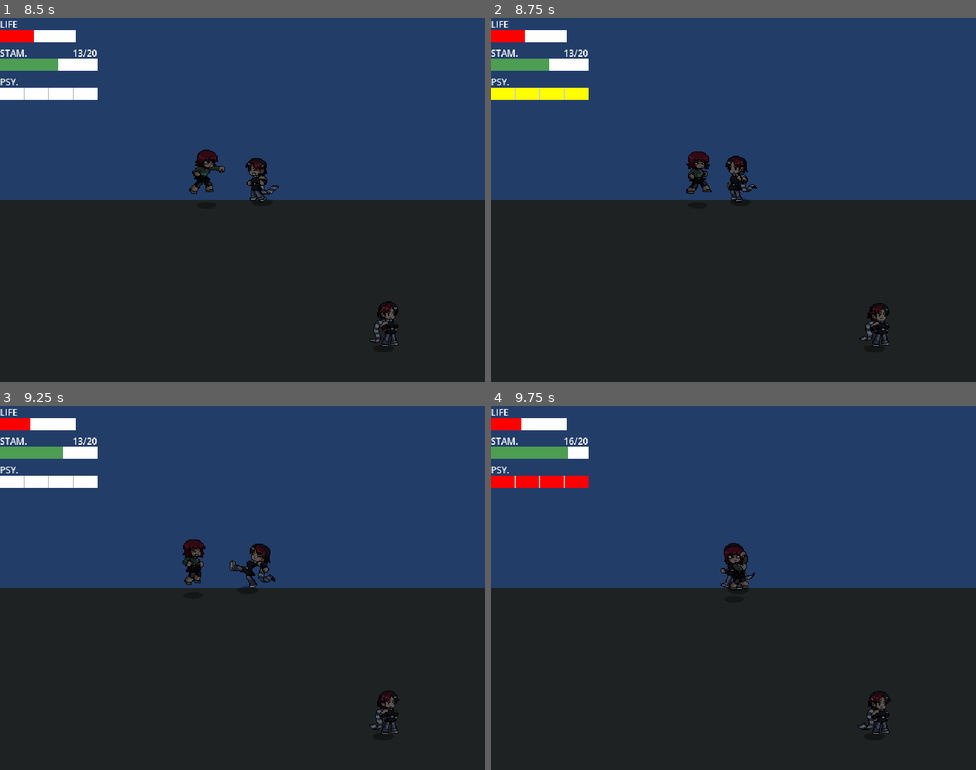
Above: before the commit, frames 1-4 (two rows, left to right).
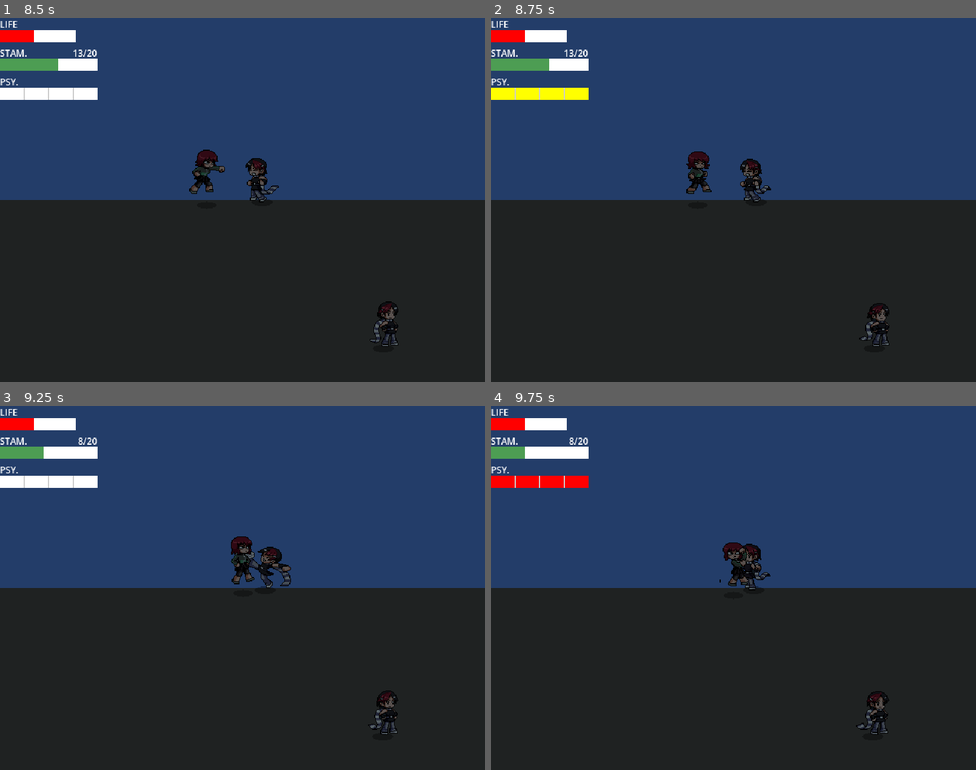
Above: after the commit, the same moments.

Repository: WarrenWarrens/CC
Game: Godot game, scene res://MainMenu/MainMenu.tscn
Same seed, same stepped clock (60 frames per second), same inputs: the game is played once before the commit and once after it.
Inputs (mouse positions are in pixels of both pictures, inside the frame that each line leads up to):
- Up to frame 1 (8.5 s): click "Levels" at 0.5 s; click "Test Level Two" at 1.25 s; tap Enter (ui_accept) at 2, 2.27, 3.02, 4.52, 5.27, 6.02, 7.52, 8.27 s; move the mouse to (218, 272) at 2.02 s; hold W (up) 2.03-3.53 s; tap Q (dodge) at 2.1, 4.35, 6.6 s; move the mouse to (388, 254) at 2.77 s; tap E (guard) at 2.85, 7.35 s; move the mouse to (97, 145) at 3.52 s; hold A (left) 3.53-5.03 s; click (97, 145) at 3.6 s; move the mouse to (266, 200) at 4.27 s; move the mouse to (169, 109) at 5.02 s; hold S (down) 5.03-5.78 s; hold E (guard) 5.03-5.78 s; move the mouse to (349, 181) at 5.77 s; hold D (right) 5.78-6.53 s; click (349, 181) at 5.85 s; move the mouse to (145, 218) at 6.52 s; hold W (up) 6.53-7.28 s; move the mouse to (291, 119) at 7.27 s; hold D (right) from 7.28 s (still down); move the mouse to (218, 272) at 8.02 s; click (218, 272) at 8.1 s
- Up to frame 2 (8.75 s): keep holding D (right)
- Up to frame 3 (9.25 s): keep holding D (right); move the mouse to (388, 642) at 8.77 s; tap Q (dodge) at 8.85 s; tap Enter (ui_accept) at 9.02 s
- Up to frame 4 (9.75 s): move the mouse to (588, 533) at 9.52 s; release D (right) at 9.53 s; hold S (down) from 9.53 s (still down); hold E (guard) from 9.53 s (still down)

Frame 1 is identical in both runs. In frame 2, 0.7% of the frame differs, in the area x 48-58%, y 37-51%; in frame 3, 1.8%, in the area x 6-83%, y 3-91%; in frame 4, 1.4%.

Commit message:
Added crates, pickups and fixed file structure

Diff:
--- /dev/null
+++ b/Scenes/Crate.tscn
@@ -0,0 +1,40 @@
+[gd_scene format=3 uid="uid://c3px2n6voxhp8"]
+
+[ext_resource type="Texture2D" uid="uid://dw68sqdfphac5" path="res://Assets/cardbox.png" id="1_7msr7"]
+[ext_resource type="Script" uid="uid://uncccl4lnlkb" path="res://Script/Crate.gd" id="1_frm5b"]
+[ext_resource type="PackedScene" uid="uid://ceagqvycyiqct" path="res://Scenes/Pickup.tscn" id="2_88exq"]
+[ext_resource type="Script" uid="uid://cknha0o0xqc7u" path="res://Script/Shadow.gd" id="2_frm5b"]
+
+[sub_resource type="RectangleShape2D" id="RectangleShape2D_7msr7"]
+size = Vector2(25, 7)
+
+[sub_resource type="RectangleShape2D" id="RectangleShape2D_vyp0t"]
+size = Vector2(25, 25)
+
+[node name="Crate" type="StaticBody2D" unique_id=1572332876]
+scale = Vector2(2, 2)
+collision_layer = 0
+script = ExtResource("1_frm5b")
+drop_scene = ExtResource("2_88exq")
+drop_count = 2
+
+[node name="Shadow" type="Node2D" parent="." unique_id=1526130923]
+script = ExtResource("2_frm5b")
+
+[node name="CollisionShape2D" type="CollisionShape2D" parent="." unique_id=563017012]
+position = Vector2(1.5, 8.5)
+shape = SubResource("RectangleShape2D_7msr7")
+debug_color = Color(0.9866112, 0, 0.32662338, 0.41960785)
+
+[node name="Sprite2D" type="Sprite2D" parent="." unique_id=110672286]
+scale = Vector2(0.5, 0.5)
+texture = ExtResource("1_7msr7")
+
+[node name="Hurtbox" type="Area2D" parent="." unique_id=1137247688]
+collision_layer = 2
+collision_mask = 0
+monitoring = false
+
+[node name="CollisionShape2D" type="CollisionShape2D" parent="Hurtbox" unique_id=1770205073]
+position = Vector2(1.5, -0.5)
+shape = SubResource("RectangleShape2D_vyp0t")
--- a/Scenes/Enemy.tscn
+++ b/Scenes/Enemy.tscn
@@ -1,7 +1,7 @@
 [gd_scene format=3 uid="uid://br3w7rdj8epg3"]
 
 [ext_resource type="Script" uid="uid://dm2diqfwvefnc" path="res://Script/Enemy.gd" id="1_wovta"]
-[ext_resource type="Script" uid="uid://cknha0o0xqc7u" path="res://Scenes/Shadow.gd" id="2_6bs3c"]
+[ext_resource type="Script" uid="uid://cknha0o0xqc7u" path="res://Script/Shadow.gd" id="2_6bs3c"]
 [ext_resource type="Texture2D" uid="uid://beyckwtph2u3" path="res://Assets/Enemy/EAttack.png" id="2_mo1ky"]
 [ext_resource type="Texture2D" uid="uid://ppccjv8ybv6w" path="res://Assets/Enemy/EIdle.png" id="3_6bs3c"]
 [ext_resource type="Texture2D" uid="uid://co3tox2hrugta" path="res://Assets/dead.png" id="4_6bs3c"]
--- a/Scenes/HUD.tscn
+++ b/Scenes/HUD.tscn
@@ -1,6 +1,6 @@
 [gd_scene format=3 uid="uid://m8dr44jj6kwf"]
 
-[ext_resource type="Script" uid="uid://dhfk4wsm5m6p" path="res://StatBar.gd" id="1_sd512"]
+[ext_resource type="Script" uid="uid://dhfk4wsm5m6p" path="res://Script/StatBar.gd" id="1_sd512"]
 
 [node name="HUD" type="CanvasLayer" unique_id=1426414201]
 layer = 10
--- /dev/null
+++ b/Scenes/Pickup.tscn
@@ -0,0 +1,22 @@
+[gd_scene format=3 uid="uid://ceagqvycyiqct"]
+
+[ext_resource type="Script" uid="uid://dsulbohyvx0ov" path="res://Script/Pickup.gd" id="1_gh8ky"]
+[ext_resource type="Texture2D" uid="uid://w3imcv8dxk1x" path="res://Assets/drink.png" id="1_uuccb"]
+[ext_resource type="Script" uid="uid://cknha0o0xqc7u" path="res://Script/Shadow.gd" id="2_gh8ky"]
+
+[sub_resource type="CapsuleShape2D" id="CapsuleShape2D_ttpud"]
+radius = 25.0
+height = 50.0
+
+[node name="Pickup" type="Area2D" unique_id=727026087]
+collision_layer = 0
+script = ExtResource("1_gh8ky")
+
+[node name="Shadow" type="Node2D" parent="." unique_id=1282259240]
+script = ExtResource("2_gh8ky")
+
+[node name="Sprite2D" type="Sprite2D" parent="." unique_id=889769968]
+texture = ExtResource("1_uuccb")
+
+[node name="CollisionShape2D" type="CollisionShape2D" parent="." unique_id=190760273]
+shape = SubResource("CapsuleShape2D_ttpud")
--- a/Scenes/Player.tscn
+++ b/Scenes/Player.tscn
@@ -2,7 +2,7 @@
 
 [ext_resource type="Script" uid="uid://0pldnfg7dgrc" path="res://Script/Player.gd" id="1_dewec"]
 [ext_resource type="Texture2D" uid="uid://col12h5utam6h" path="res://Assets/Player/PPunch.png" id="2_megsn"]
-[ext_resource type="Script" uid="uid://cknha0o0xqc7u" path="res://Scenes/Shadow.gd" id="2_yoq75"]
+[ext_resource type="Script" uid="uid://cknha0o0xqc7u" path="res://Script/Shadow.gd" id="2_yoq75"]
 [ext_resource type="Texture2D" uid="uid://y185h78as771" path="res://Assets/Player/PDodge.png" id="3_yoq75"]
 [ext_resource type="Texture2D" uid="uid://dv56pyp3c00ea" path="res://Assets/Player/PGuard.png" id="4_ksbbd"]
 [ext_resource type="Texture2D" uid="uid://bx0hbmq7qibff" path="res://Assets/Player/pIdle.png" id="5_glx4g"]
@@ -370,7 +370,7 @@
 }]
 
 [sub_resource type="RectangleShape2D" id="RectangleShape2D_ttpud"]
-size = Vector2(89, 63)
+size = Vector2(47, 63)
 
 [sub_resource type="RectangleShape2D" id="RectangleShape2D_vyp0t"]
 size = Vector2(51, 64)
@@ -424,7 +424,7 @@
 monitoring = false
 
 [node name="CollisionShape2D" type="CollisionShape2D" parent="Visuals/Hitbox" unique_id=490009195]
-position = Vector2(44.5, -31.5)
+position = Vector2(23.5, -31.5)
 shape = SubResource("RectangleShape2D_ttpud")
 debug_color = Color(0.6630408, 0.5134749, 0, 0.41960785)
 
--- a/Scenes/WorldThree.tscn
+++ b/Scenes/WorldThree.tscn
@@ -7,9 +7,10 @@
 [ext_resource type="Texture2D" uid="uid://32yi8om1h7ai" path="res://Assets/ground1.png" id="5_4h4gs"]
 [ext_resource type="Texture2D" uid="uid://qvufr7wtwjcy" path="res://Assets/ramp2.png" id="5_sn61f"]
 [ext_resource type="Shader" uid="uid://clggrbxucakp7" path="res://PaletteSwapSimple.gdshader" id="7_gatps"]
-[ext_resource type="Script" uid="uid://yk6whv2wyufn" path="res://Scenes/Ramp.gd" id="7_sn61f"]
+[ext_resource type="Script" uid="uid://yk6whv2wyufn" path="res://Script/Ramp.gd" id="7_sn61f"]
 [ext_resource type="PackedScene" uid="uid://br3w7rdj8epg3" path="res://Scenes/Enemy.tscn" id="8_28xjk"]
 [ext_resource type="Texture2D" uid="uid://cr4y5tbjn2rak" path="res://Assets/floor1.png" id="8_buomm"]
+[ext_resource type="PackedScene" uid="uid://c3px2n6voxhp8" path="res://Scenes/Crate.tscn" id="11_buomm"]
 
 [sub_resource type="ShaderMaterial" id="ShaderMaterial_ttpud"]
 shader = ExtResource("7_gatps")
@@ -164,3 +165,9 @@
 shadow_filter = 1
 shadow_filter_smooth = 4.4
 height = 0.14
+
+[node name="Crate" parent="." unique_id=1572332876 instance=ExtResource("11_buomm")]
+position = Vector2(986, 125)
+
+[node name="Crate2" parent="." unique_id=115203274 instance=ExtResource("11_buomm")]
+position = Vector2(1246, 292)
--- /dev/null
+++ b/Script/Crate.gd
@@ -0,0 +1,58 @@
+extends StaticBody2D
+
+@export var hits_to_break := 3
+@export var drop_scene: PackedScene
+@export var drop_count := 1
+@export var toss_distance := Vector2(45, 80)
+
+var _hits := 0
+var _broken := false
+
+@onready var sprite: Sprite2D = $Sprite2D
+@onready var footprint: CollisionShape2D = $CollisionShape2D
+@onready var hurtbox: Area2D = $Hurtbox
+
+
+func take_damage(_amount, knockback_dir: Vector2) -> void:
+	if _broken:
+		return
+	_hits += 1
+	if _hits >= hits_to_break:
+		_break(knockback_dir)
+	else:
+		_wobble()
+
+
+func _wobble() -> void:
+	var tween := create_tween()
+	tween.tween_property(sprite, "position:x", 3.0, 0.04)
+	tween.tween_property(sprite, "position:x", -3.0, 0.04)
+	tween.tween_property(sprite, "position:x", 0.0, 0.04)
+
+
+func _break(knockback_dir: Vector2) -> void:
+	_broken = true
+	footprint.set_deferred("disabled", true)
+	hurtbox.set_deferred("monitorable", false)
+
+	for i in drop_count:
+		_spawn_drop(knockback_dir)
+
+	var tween := create_tween()
+	tween.tween_property(self, "modulate:a", 0.0, 0.2)
+	tween.tween_callback(queue_free)
+
+
+func _spawn_drop(knockback_dir: Vector2) -> void:
+	if drop_scene == null:
+		return
+	var item := drop_scene.instantiate() as Pickup
+	var dir := (-knockback_dir).rotated(randf_range(-0.6, 0.6))
+	var target := global_position + dir * randf_range(toss_distance.x, toss_distance.y)
+	_add_drop.call_deferred(item, get_parent(), global_position, target)
+
+
+func _add_drop(item: Pickup, parent: Node, from: Vector2, to: Vector2) -> void:
+	parent.add_child(item)
+	item.global_position = from
+	item.toss(to)
--- a/Script/Enemy.gd
+++ b/Script/Enemy.gd
@@ -1,155 +1,3 @@
-#extends Walker
-#
-#enum State { IDLE, CHASING, ATTACKING, STUNNED, DEAD }
-#var current_state = State.IDLE
-#
-#const SPEED = 120.0
-#const CORPSE_TIME = 3.0
-#const CORPSE_FADE = 1.0
-#const ATTACK_COOLDOWN = 1.2
-#const LOSE_INTEREST_DISTANCE = 300.0
-#const LOSE_INTEREST_TIME = 3.0
-#var health = 30
-#var player = null
-#var target_offset = Vector2.ZERO
-#var current_slope = 0.0
-#
-#@onready var body_sprite = $Visuals/Body
-#@onready var visuals = $Visuals
-#@onready var hitbox = $Visuals/Hitbox
-#
-#func _ready():
-	#var random_angle = randf() * PI * 2
-	#target_offset = Vector2(cos(random_angle), sin(random_angle)) * 60.0
-	#
-	##$DetectionZone.body_entered.connect(_on_detection_zone_body_entered)
-#
-#func _physics_process(delta):
-	#attack_cooldown_left = maxf(attack_cooldown_left - delta, 0.0)
-	#
-	#match current_state:
-		#State.IDLE:
-			#velocity = Vector2.ZERO
-			#body_sprite.play("Idle")
-			#move_and_slide()
-			#
-		#State.CHASING:
-			#if player:
-				#chase_player(delta)
-			#else:
-				#current_state = State.IDLE
-				#
-		#State.ATTACKING:
-			#velocity = Vector2.ZERO
-			#move_and_slide()
-			#
-		#State.STUNNED:
-			#velocity = velocity.move_toward(Vector2.ZERO, 800 * delta)
-			#move_and_slide()
-			#
-		#State.DEAD:
-			## corpse slides a little from the killing blow, then stays put
-			#velocity = velocity.move_toward(Vector2.ZERO, 800 * delta)
-			#move_and_slide()
-#
-#
-#func chase_player(delta):
-	#var target_position = player.global_position + target_offset
-	#var distance_to_player = global_position.distance_to(player.global_position)
-	#
-	#if distance_to_player > LOSE_INTEREST_DISTANCE:
-		#time_far += delta
-		#if time_far >= LOSE_INTEREST_TIME:
-			#give_up()
-			#return
-	#else:
-		#time_far = 0.0
-	#
-	#var direction_to_player = sign(player.global_position.x - global_position.x)
-	#if direction_to_player != 0:
-		#visuals.scale.x = direction_to_player
-		#
-	#if distance_to_player < 50.0 and attack_cooldown_left <= 0.0:
-		#current_state = State.ATTACKING
-		#body_sprite.play("Attack")
-		#hitbox.monitoring = true
-		#return
- #
-	#var move_direction = global_position.direction_to(target_position)
-	#if global_position.distance_to(target_position) > 10.0:
-		#velocity = move_direction * SPEED
-		#body_sprite.play("Walk")
-		#move_and_slide()
-	#else:
-		#velocity = Vector2.ZERO
-		#body_sprite.play("Idle")
- #
- #
-#
-#
-#func take_damage(amount, knockback_dir):
-	#if current_state == State.DEAD:
-		#return
-		#
-	#health -= amount
-	#hitbox.set_deferred("monitoring", false)
-	#
-	#if health <= 0:
-		#die(knockback_dir)
-	#else:
-		#current_state = State.STUNNED
-		#body_sprite.play("Stun")
-		#velocity = knockback_dir * 150
-		#
-		#get_tree().create_timer(0.4).timeout.connect(_recover_from_stun)
-#
-#func die(knockback_dir):
-	#current_state = State.DEAD
-	#velocity = knockback_dir * 150
-	#body_sprite.play("Stun")
- #
-	#set_deferred("collision_layer", 0)
-	#$Visuals/Hurtbox.set_deferred("monitorable", false)
-	#$Visuals/DetectionZone.set_deferred("monitoring", false)
-	#hitbox.set_deferred("monitoring", false)
- #
-	#var tween = create_tween()
-	#tween.tween_interval(CORPSE_TIME)
-	#tween.tween_property(self, "modulate:a", 0.0, CORPSE_FADE)
-	#tween.tween_callback(queue_free)
-#
-#func give_up():
-	#player = null
-	#time_far = 0.0
-	#current_state = State.IDLE
- #
-#func _recover_from_stun():
-	#if current_state != State.DEAD:
-		#current_state = State.CHASING
-#
-#
-#func _on_detection_zone_body_entered(body):
-	#if body.name == "Player":
-		#player = body
-		#if current_state == State.IDLE:
-			#current_state = State.CHASING
-#
-#func _on_animated_sprite_2d_animation_finished() -> void:
-	#if body_sprite.animation == "Attack":
-			#hitbox.monitoring = false
-			#attack_cooldown_left = ATTACK_COOLDOWN
-			#if current_state != State.DEAD and current_state != State.STUNNED:
-				#current_state = State.CHASING
-#
-#
-#
-#func _on_hitbox_area_entered(area):
-	#if current_state == State.ATTACKING:
-		#var target = area.owner
-		#if target and target != self and target.has_method("take_damage"):
-			#var knockback = global_position.direction_to(target.global_position)
-			#target.take_damage(10, knockback)
-#
 extends Walker
 
 enum State { IDLE, CHASING, ATTACKING, STUNNED, DEAD }
--- /dev/null
+++ b/Script/Pickup.gd
@@ -0,0 +1,52 @@
+class_name Pickup
+extends Area2D
+
+
+@export var hover_height := 14.0
+@export var bob_amount := 4.0
+@export var bob_speed := 2.5
+
+var altitude := 0.0
+var _time := randf() * TAU
+var _tossing := false
+var _collected := false
+
+@onready var sprite: Sprite2D = $Sprite2D
+
+
+func _ready() -> void:
+	body_entered.connect(_on_body_entered)
+	_set_altitude(hover_height)
+
+
+func _process(delta: float) -> void:
+	if _tossing:
+		return
+	_time += delta * bob_speed
+	_set_altitude(hover_height + sin(_time) * bob_amount)
+
+
+func _set_altitude(value: float) -> void:
+	altitude = value
+	sprite.position.y = -value
+
+
+func toss(target: Vector2, duration := 0.5, arc_height := 30.0) -> void:
+	_tossing = true
+	var tween := create_tween().set_parallel(true)
+	tween.tween_property(self, "global_position", target, duration)
+	tween.tween_method(func(p: float): _set_altitude(hover_height + sin(p * PI) * arc_height), 0.0, 1.0, duration)
+	tween.chain().tween_callback(_land)
+
+
+func _land() -> void:
+	_time = 0.0
+	_tossing = false
+
+
+func _on_body_entered(body: Node2D) -> void:
+	if _collected or body.name != "Player":
+		return
+	_collected = true
+	PlayerStats.change_health(20)
+	queue_free()
--- a/Scenes/Ramp.gd
+++ b/Script/Ramp.gd
@@ -3,8 +3,6 @@
 
 @export_range(1.0, 80.0) var angle_degrees := 40.0
 @export var rises_to_right := true
-## 0 = compute the rise from the polygon. If the camera ends a few px off a floor,
-## set this to the exact pixel difference between the two floors (e.g. 207).
 @export var rise_override := 0.0
 
 var _footprints: Array[Dictionary] = []
@@ -20,7 +18,7 @@
 	_build_footprints()
 
 func _build_footprints() -> void:
-	var d := Vector2(1.0, get_slope())   # moving right by 1 changes y by slope
+	var d := Vector2(1.0, get_slope())
 	for child in get_children():
 		if not (child is CollisionPolygon2D):
 			continue
@@ -30,7 +28,7 @@
 		if pts.size() != 4:
 			push_warning("Ramp footprint needs exactly 4 points: " + str(child.name))
 			continue
-		pts.sort_custom(func(a, b): return a.x < b.x)   # left edge = first two, right edge = last two
+		pts.sort_custom(func(a, b): return a.x < b.x)
 		var f := {
 			"lo": pts[0], "le": pts[1] - pts[0],
 			"ro": pts[2], "re": pts[3] - pts[2],
@@ -42,14 +40,11 @@
 		f["rise"] = signf(get_slope()) * rise_override if rise_override > 0.0 else get_slope() * (sp.x + sp.y)
 		_footprints.append(f)
 
-# Distance (in x) from p back to the left edge and forward to the right edge, along the ramp direction
 func _split(f: Dictionary, p: Vector2) -> Vector2:
 	var s_left: float = (p - f.lo).cross(f.le) / f.ld
 	var s_right: float = (f.ro - p).cross(f.re) / f.rd
 	return Vector2(s_left, s_right)
 
-# How much the camera should be shifted (screen Y) by this ramp at world position p.
-# 0 left of the ramp, full rise right of it, proportional in between.
 func get_elevation_shift(p: Vector2) -> float:
 	var total := 0.0
 	for f in _footprints:
--- a/Script/World.gd
+++ b/Script/World.gd
@@ -1,6 +1,5 @@
 extends Node2D
 
-#d@onready var ramp_assist = $RampAssist
 const HUD_SCENE := preload("res://Scenes/HUD.tscn")
 @export var show_hud := true
 func _ready() -> void:
Not shown, added: Script/Crate.gd.uid
Not shown, added: Script/Pickup.gd.uid
Renamed: PlayerStats.gd -> Script/PlayerStats.gd
Renamed: PlayerStats.gd.uid -> Script/PlayerStats.gd.uid
Renamed: Scenes/Ramp.gd.uid -> Script/Ramp.gd.uid
Renamed: Scenes/Shadow.gd -> Script/Shadow.gd
Renamed: Scenes/Shadow.gd.uid -> Script/Shadow.gd.uid
Renamed: StatBar.gd -> Script/StatBar.gd
Renamed: StatBar.gd.uid -> Script/StatBar.gd.uid
Renamed: Walker.gd -> Script/Walker.gd
Renamed: Walker.gd.uid -> Script/Walker.gd.uid
